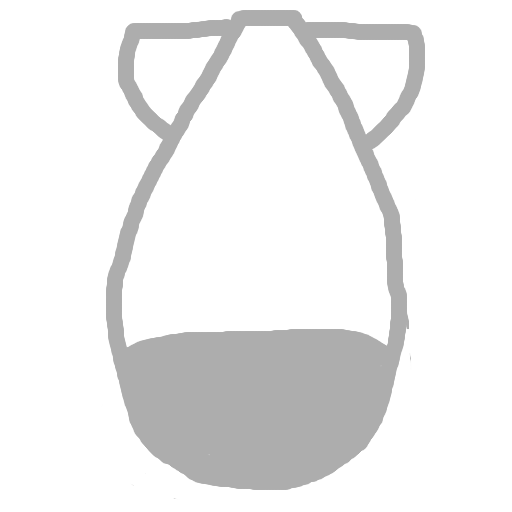
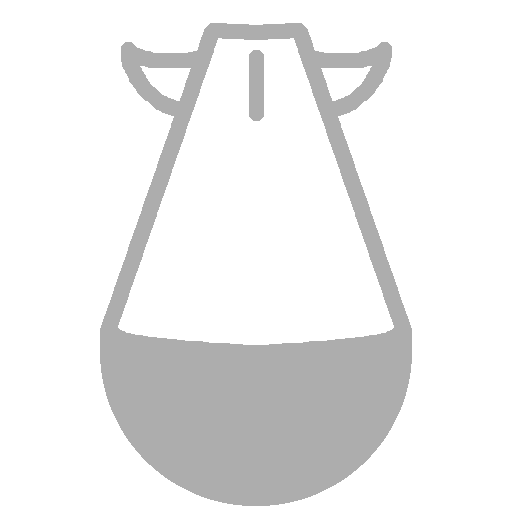
Layered file, before and after one edit (512 × 512). Changes by layer:
added layer "Layer #2" above "Layer" over [left=100, top=23, right=412, bottom=506]
hid "Layer" over [left=101, top=10, right=425, bottom=500]
hid "Layer #1" over [left=108, top=21, right=411, bottom=487]
